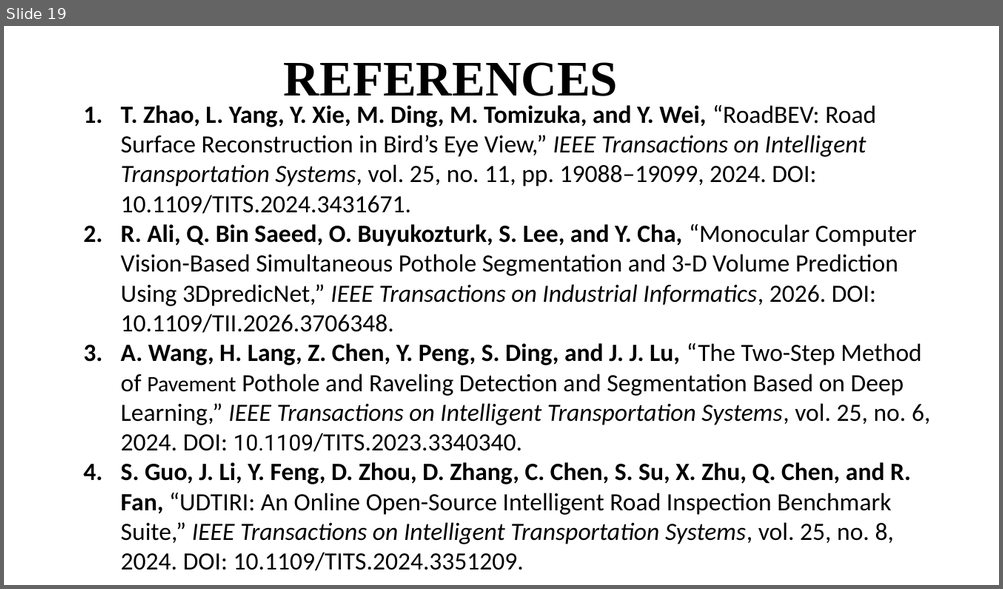
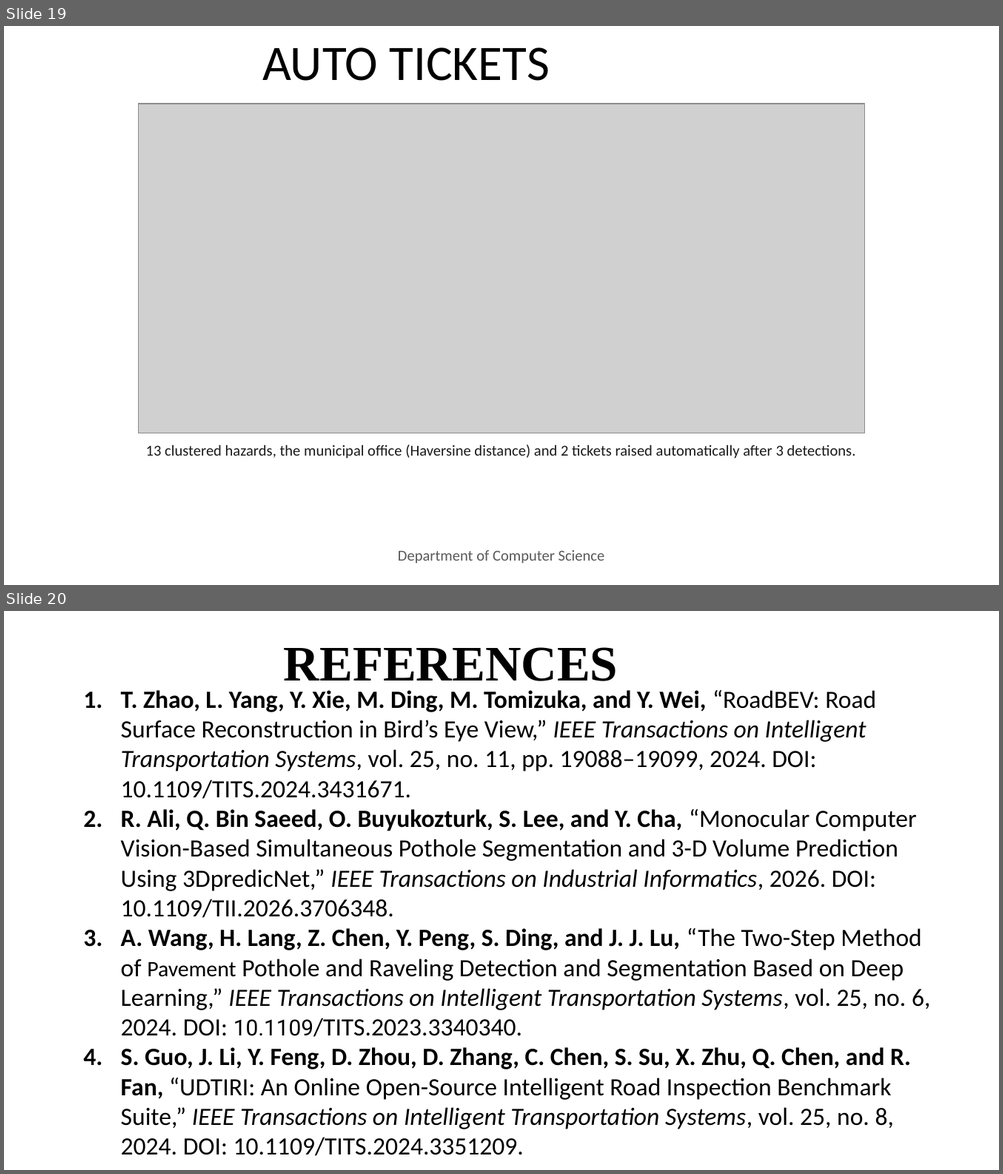
Before and after one commit to SriCharanReddy-B/EcoRoads, a slide deck: EcoRoads_corrected.pptx. Shown one above the other, each under a label of ours: slide 19 before the commit, slides 19 and 20 after it. The pictures are 1003x589 and 1003x1174 pixels, drawn with LibreOffice and Linux fonts; fonts in the diff are those of the drawing; grey boxes stand for pictures; background and template pictures are left out. Boxes give left, top, right and bottom in pixels: in the first picture for what was removed or moved away, otherwise in the second. Text is boxed around its words. In the diff, an @@ line names an element or a change of style, - is before the commit and + after.

```diff
--- a/EcoRoads_corrected.pptx
+++ b/EcoRoads_corrected.pptx
@@ slide 19 added at bbox=[4, 26, 999, 585], background picture (left out) @@
@@ text added at bbox=[262, 47, 549, 81], 36 pt, text #000000 @@
+AUTO TICKETS
@@ picture added at bbox=[138, 104, 865, 433] @@
@@ text added at bbox=[146, 445, 856, 459], 11 pt, text #1A1A1A @@
+13 clustered hazards, the municipal office (Haversine distance) and 2 tickets raised automatically after 3 detections.
@@ text added at bbox=[398, 551, 605, 564], 11 pt, text #595959 @@
+Department of Computer Science
@@ text added at bbox=[904, 540, 954, 570], 9 pt, text #FFFFFF @@
+19
@@ what was slide 19 is now slide 20 @@
```
Also in this commit, not shown: 3 slides changed, 1 other slide added, 1 slide removed, 18 other files.
